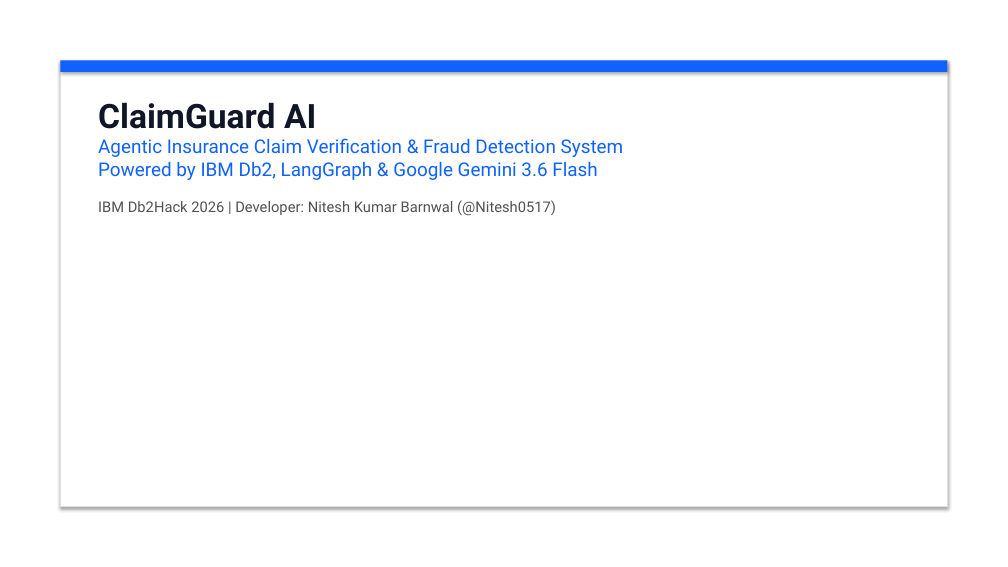
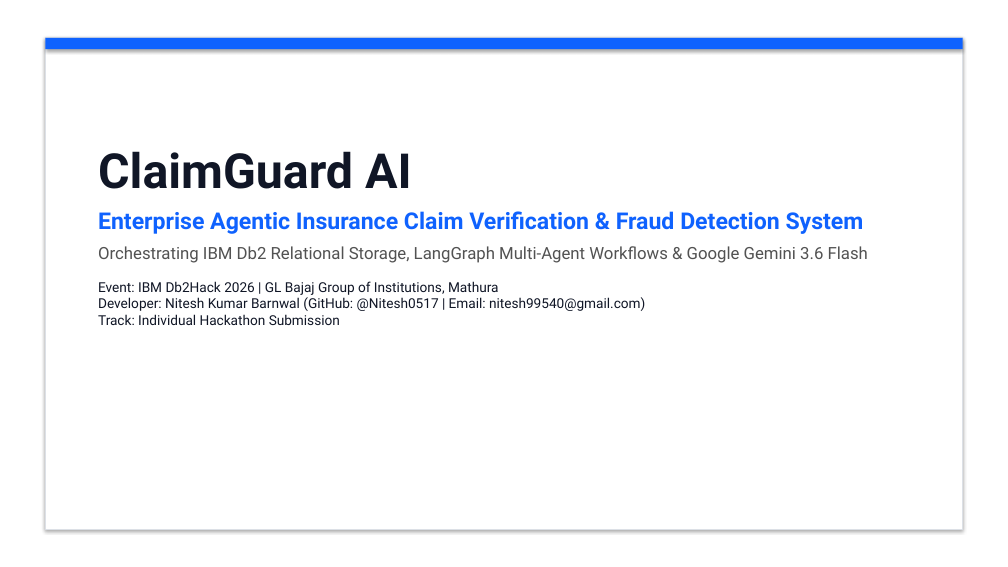
Before and after one commit to KunalGolaIBM/IBM_Db2_TechX_Project_Submission, a slide deck: slide 1 of submissions/claimguard-ai/docs/ClaimGuard_AI_Pitch_Deck.pptx. Drawn at 1008x567 pixels with LibreOffice and Linux fonts; fonts in the diff are those of the drawing. Boxes give left, top, right and bottom in pixels: in the first picture for what was removed or moved away, otherwise in the second. Text is boxed around its words. In the diff, an @@ line names an element or a change of style, - is before the commit and + after.

Commit message:
docs(claimguard-ai): update pitch deck with embedded screenshots and architecture PDF

```diff
--- a/submissions/claimguard-ai/docs/ClaimGuard_AI_Pitch_Deck.pptx
+++ b/submissions/claimguard-ai/docs/ClaimGuard_AI_Pitch_Deck.pptx
@@ rectangle: place and size @@
-rectangle at bbox=[60, 60, 948, 72]
+rectangle at bbox=[45, 38, 963, 49]
@@ rectangle: place and size @@
-rectangle at bbox=[60, 60, 948, 507]
+rectangle at bbox=[45, 38, 963, 529]
@@ rectangle at bbox=[45, 38, 963, 529]: outline #E0E0E0 1 pt to #DCE0E6 0.75 pt @@
@@ text "ClaimGuard AI": place and size @@
-text "ClaimGuard AI" at bbox=[98, 102, 624, 215]
+text "ClaimGuard AI" at bbox=[98, 151, 868, 325]
@@ text at bbox=[98, 151, 412, 189]: size 32 to 46 pt in "ClaimGuard AI" @@
@@ text at bbox=[98, 211, 868, 325]: text changed; size 18 to 13 pt; text colour #0F62FE to #101626 @@
-Agentic Insurance Claim Verification & Fraud Detection System
-Powered by IBM Db2, LangGraph & Google Gemini 3.6 Flash
-IBM Db2Hack 2026 | Developer: Nitesh Kumar Barnwal (@Nitesh0517)
+Enterprise Agentic Insurance Claim Verification & Fraud Detection System
+Orchestrating IBM Db2 Relational Storage, LangGraph Multi-Agent Workflows & Google Gemini 3.6 Flash
+Event: IBM Db2Hack 2026 | GL Bajaj Group of Institutions, Mathura
+Developer: Nitesh Kumar Barnwal (GitHub: @Nitesh0517 | Email: nitesh99540@gmail.com)
+Track: Individual Hackathon Submission
```
Also in this commit, not shown: 2 other slides changed, 7 slides added, 5 slides removed, 1 other file.
